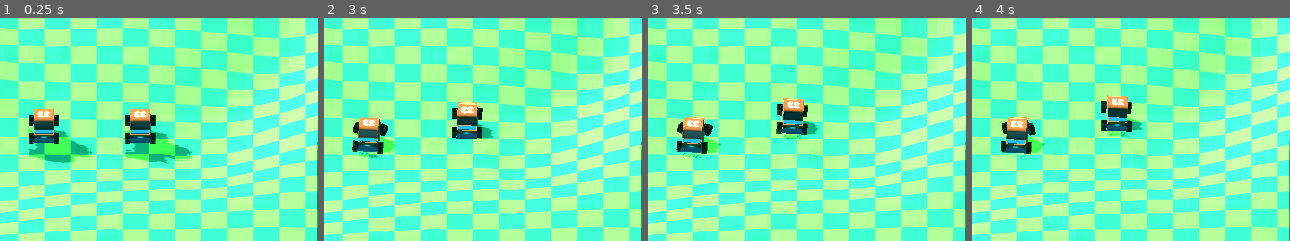
Above: before the commit, frames 1-4 (left to right).
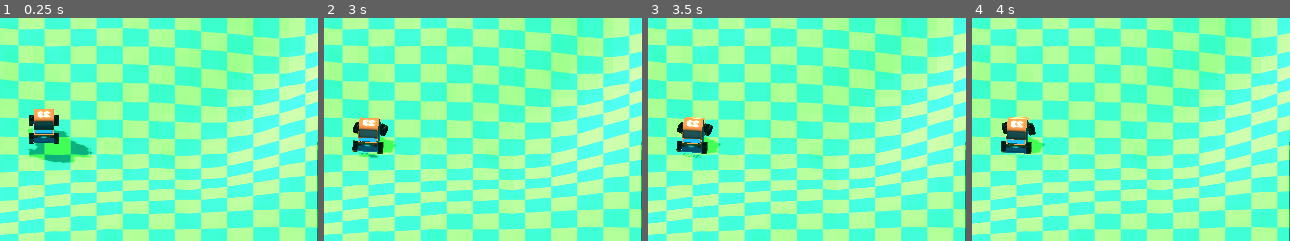
Above: after the commit, the same moments.

Repository: DaniMaccari/Car-Playground
Game: Godot game, scene res://Scenes/Main.tscn
The game is run twice, just before and just after one commit, with the same random seed, the same clock (stepped at 60 frames per second) and the same inputs. The project has no main scene, so this scene is started directly.
Inputs:
- Up to frame 1 (0.25 s): no input
- Up to frame 2 (3 s): hold Right (ui_right) 0.53-1.28 s; hold Left (ui_left) 1.28-2.03 s; hold Right (ui_right) from 2.03 s (still down)
- Up to frame 3 (3.5 s): keep holding Right (ui_right)
- Up to frame 4 (4 s): release Right (ui_right) at 3.53 s; hold Left (ui_left) from 3.53 s (still down)
The pictures show only the part of the screen within x 47-97%, y 36-85%; the shares and areas given below are measured in that part.

The runs differ from the first frame. In frame 1, 3.0% of the frame differs, in the area x 38-61%, y 40-66%; in frame 2, 1.6%; in frame 3, 1.7%; in frame 4, 1.7%.

Commit message:
one controller working properlly

Diff:
--- a/Scenes/Main.tscn
+++ b/Scenes/Main.tscn
@@ -55,12 +55,6 @@
 MAX_STEER = 0.45
 ENGINE_POWER = 400.0
 
-[node name="VehicleBody3D2" parent="." instance=ExtResource("1_j6e7n")]
-transform = Transform3D(-1, 0, -8.74228e-08, 0, 1, 0, 8.74228e-08, 0, -1, 11.6816, -0.92973, 6.09994)
-player_index = 1
-MAX_STEER = 0.45
-ENGINE_POWER = 400.0
-
 [node name="Camera3D" type="Camera3D" parent="."]
 transform = Transform3D(1, 0, 0, 0, 0.745743, 0.666233, 0, -0.666233, 0.745743, 0, 27.1211, 30.6757)
 projection = 1
--- a/Scripts/vehicle_movement.gd
+++ b/Scripts/vehicle_movement.gd
@@ -19,35 +19,12 @@
 
 func _physics_process(delta: float) -> void:
 
-	steering = move_toward(steering, left_right_input * MAX_STEER, delta * 10)
+	steering = move_toward(steering, Input.get_axis("ui_right", "ui_left") * MAX_STEER, delta * 10)
 	#engine_force = Input.get_axis("ui_decel", "ui_accel") * ENGINE_POWER
 
 	var actual_speed := linear_velocity.length()
 	var direction := global_transform.basis.z.dot(linear_velocity.normalized())
 
-	# vibrate with collision
-	if abs(actual_speed - previous_speed) > 3.0:
-		print("big collision")
-		Input.vibrate_handheld(100)
-		for joypad in Input.get_connected_joypads():
-			Input.start_joy_vibration(joypad, 0.0, 0.6, 0.1)
-	elif abs(actual_speed - previous_speed) > 1.0: # For softer bumps
-		print("small collision")
-		for joypad in Input.get_connected_joypads():
-			Input.start_joy_vibration(joypad, 0.5, 0.0, 0.1)
-
-
-	#print("direction", direction)
-	previous_speed = actual_speed
-
-func _input(event: InputEvent) -> void:
-	if event.device != player_index:
-		return
-
-	left_right_input = Input.get_axis("ui_right", "ui_left")
-
-	var actual_speed := linear_velocity.length()
-	var direction := global_transform.basis.z.dot(linear_velocity.normalized())
 	# initial accel faster
 	#if Input.is_joy_button_pressed(player_index, ):
 	if Input.is_action_pressed("ui_accel"):
@@ -70,6 +47,26 @@
 			engine_force = -Input.get_action_strength("ui_decel") * ENGINE_POWER * 2.0
 		else:
 			engine_force = -Input.get_action_strength("ui_decel") * ENGINE_POWER
+	# vibrate with collision
+	if abs(actual_speed - previous_speed) > 3.0:
+		print("big collision")
+		Input.vibrate_handheld(100)
+		for joypad in Input.get_connected_joypads():
+			Input.start_joy_vibration(joypad, 0.0, 0.6, 0.1)
+	elif abs(actual_speed - previous_speed) > 1.0: # For softer bumps
+		print("small collision")
+		for joypad in Input.get_connected_joypads():
+			Input.start_joy_vibration(joypad, 0.5, 0.0, 0.1)
+
+
+	#print("direction", direction)
+	previous_speed = actual_speed
+
+func _input(event: InputEvent) -> void:
+	if event.device != player_index:
+		return
+
+
 
 #func this_controller(input_action) -> bool:
 	#return input_action is player_index
